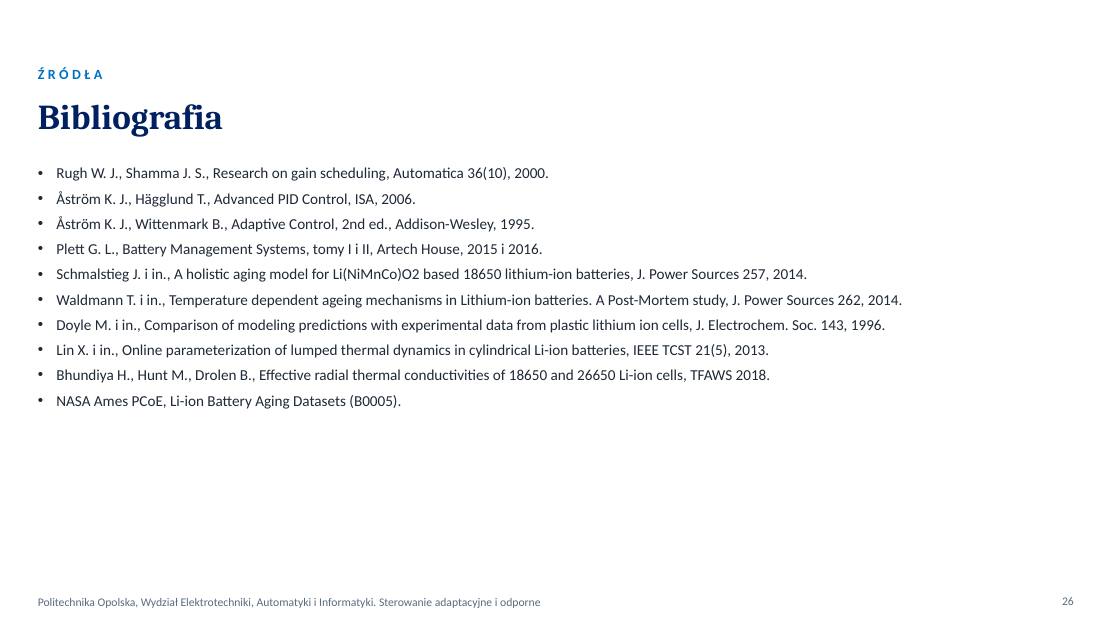
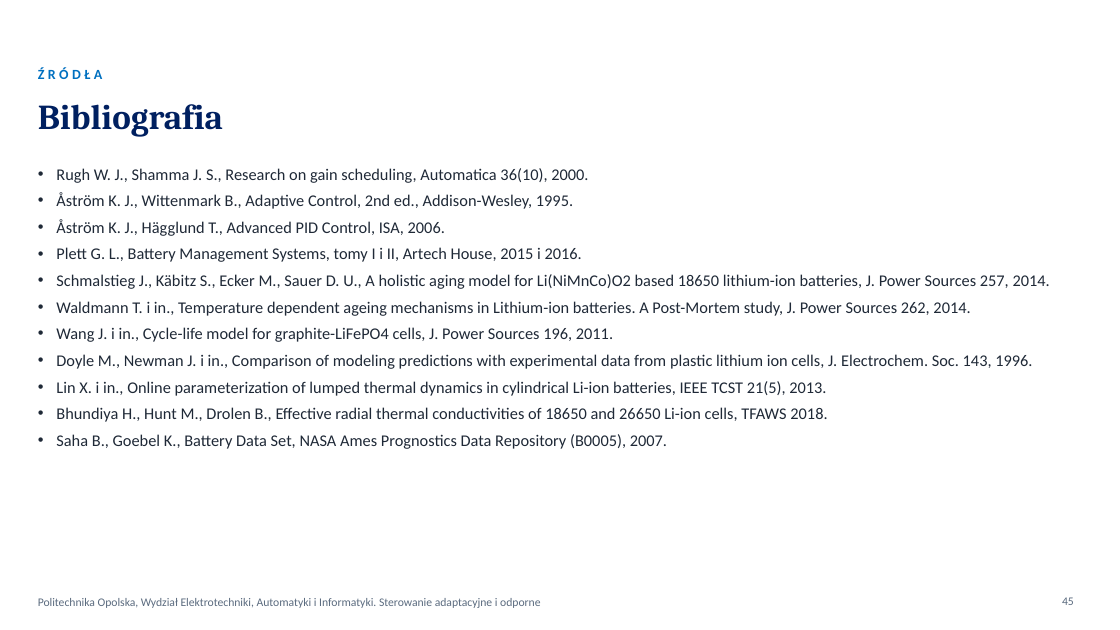
Before and after one commit to KarolFabianek/Adaptive-and-robust-control, a slide deck: slide 45 of Prezentacja/BTMS_WYKLAD_FABIANEK_FORTUNA.pptx (slide 26 before the commit). Drawn at 1120x630 pixels with LibreOffice and Linux fonts; fonts in the diff are those of the drawing; background and template pictures are left out. Boxes give left, top, right and bottom in pixels: in the first picture for what was removed or moved away, otherwise in the second. Text is boxed around its words. In the diff, an @@ line names an element or a change of style, - is before the commit and + after.

Commit message:
Jeden wykład na 45 minut z teorią i wynikami projektu
- jedna prezentacja (46 slajdów) zamiast osobnego wykładu i projektu
- nowe slajdy teoretyczne: model 1RC i CC-CV, czynniki przyspieszenia
  starzenia, obserwator temperatury rdzenia, metoda RLS, pętla SOH
- jeden skrypt SKRYPT_WYKLADU.md z podziałem na osoby, przebiegiem
  wykładu i miejscami czterech pokazów w MATLAB-ie

```diff
--- a/Prezentacja/BTMS_WYKLAD_FABIANEK_FORTUNA.pptx
+++ b/Prezentacja/BTMS_WYKLAD_FABIANEK_FORTUNA.pptx
@@ text at [56,168,970,422]: size 13 to 14 pt in "Rugh W. J., Shamma J. S., Research ...", "Åström K. J., Hägglund T., Advanced PID ...", "Plett G. L., Battery Management Systems, tomy ...", "Waldmann T. i in., Temperature dependent ageing ..." and 2 more places @@
@@ text at [56,193,573,209]: paragraph added @@
+• Åström K. J., Wittenmark B., Adaptive Control, 2nd ed., Addison-Wesley, 1995.
@@ text at [56,216,535,232]: paragraph removed @@
-• Åström K. J., Wittenmark B., Adaptive Control, 2nd ed., Addison-Wesley, 1995.
@@ text at [56,274,1050,289]: text changed; size 13 to 14 pt @@
-• Schmalstieg J. i in., A holistic aging model for Li(NiMnCo)O2 based 18650 lithium-ion batteries, J. Power Sources 257, 2014.
+• Schmalstieg J., Käbitz S., Ecker M., Sauer D. U., A holistic aging model for Li(NiMnCo)O2 based 18650 lithium-ion batteries, J. Power Sources 257, 2014.
@@ text at [56,327,1032,369]: text changed; size 13 to 14 pt @@
-• Doyle M. i in., Comparison of modeling predictions with experimental data from plastic lithium ion cells, J. Electrochem. Soc. 143, 1996.
+• Wang J. i in., Cycle-life model for graphite-LiFePO4 cells, J. Power Sources 196, 2011.
+• Doyle M., Newman J. i in., Comparison of modeling predictions with experimental data from plastic lithium ion cells, J. Electrochem. Soc. 143, 1996.
@@ text at [56,434,667,449]: text changed; size 13 to 14 pt @@
-• NASA Ames PCoE, Li-ion Battery Aging Datasets (B0005).
+• Saha B., Goebel K., Battery Data Set, NASA Ames Prognostics Data Repository (B0005), 2007.
@@ page number at [1062,597,1074,605]: text changed @@
-26
+45
```
Also in this commit, not shown: 8 other slides changed, 24 slides added, 5 slides removed, 7 other files.
